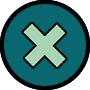
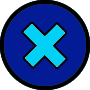
Two versions of the same layered image (90 x 90). Layer-by-layer changes:
added layer "Layer 10 copy" above "Layer 10" over [20, 21, 69, 70]
hid "Layer 10" over [20, 22, 45, 45]
hid "Layer 13" over [44, 46, 69, 69]
hid "Layer 12" over [23, 45, 46, 70]
hid "Layer 11" over [44, 21, 67, 46]
painted on "Layer 4" over [4, 4, 86, 86]
